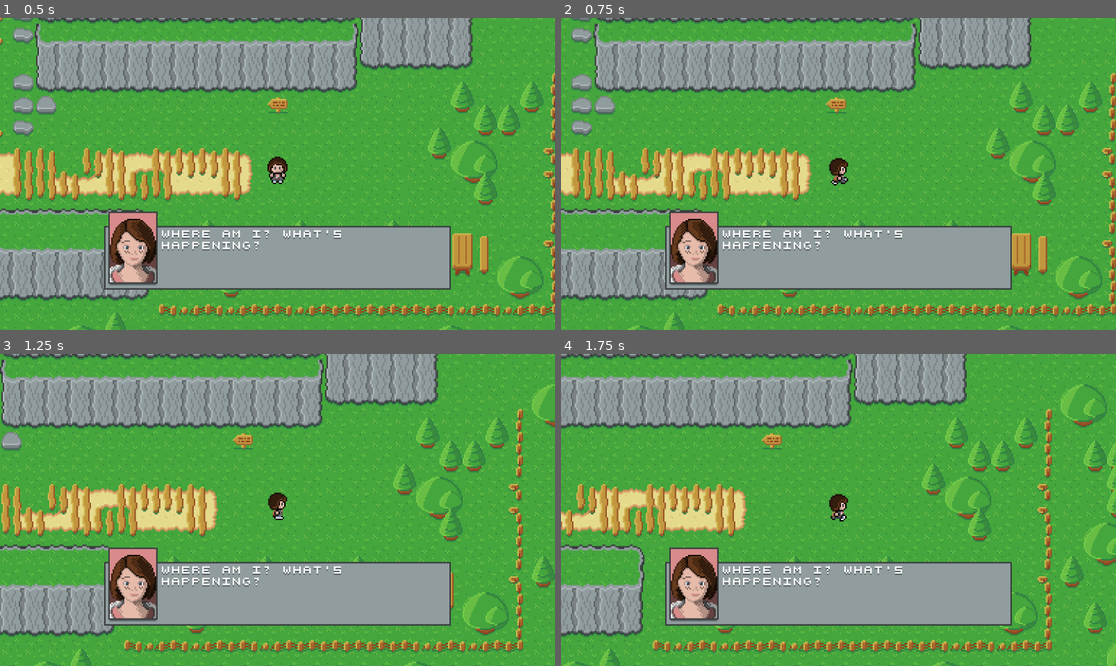
Above: before the commit, frames 1-4 (two rows, left to right).
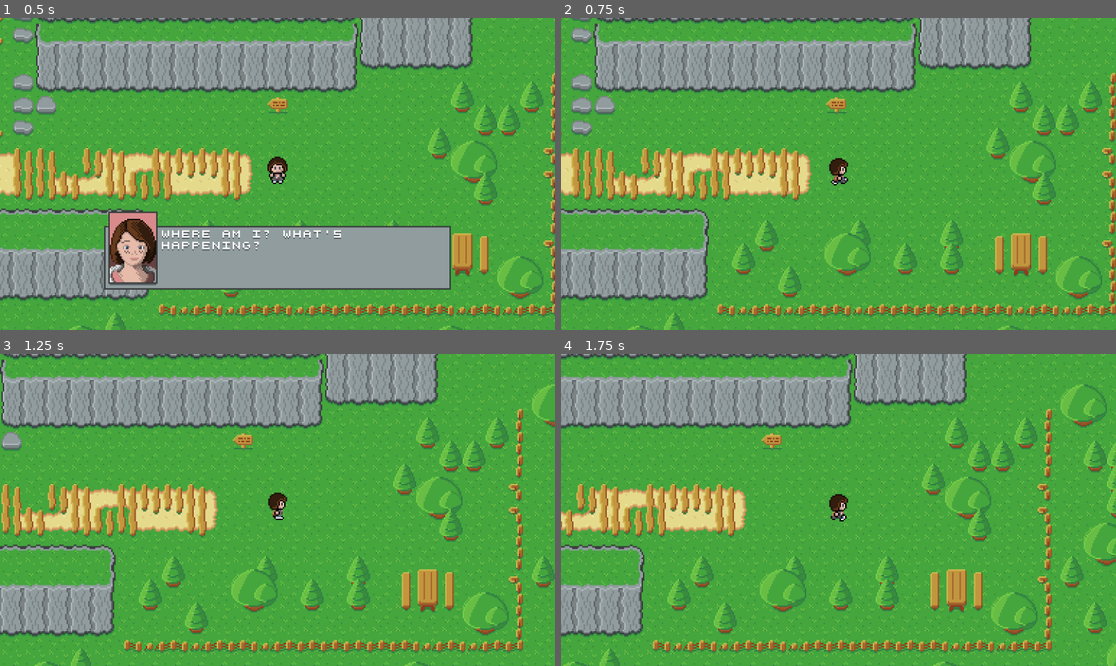
Above: after the commit, the same moments.

Repository: minkezhang/lis
Game: Godot game, scene res://scenes/overworld/map/map.tscn
Same seed, same stepped clock (60 frames per second), same inputs: the game is played once before the commit and once after it. The project has no main scene, so this scene is started directly.
Inputs:
- Up to frame 1 (0.5 s): no input
- Up to frame 2 (0.75 s): tap Enter (ui_accept) at 0.5, 0.6 s; hold Right (ui_right) from 0.53 s (still down)
- Up to frame 3 (1.25 s): keep holding Right (ui_right); tap Enter (ui_accept) at 0.77, 1.07 s
- Up to frame 4 (1.75 s): release Right (ui_right) at 1.28 s; hold Down (ui_down) from 1.28 s (still down); tap Enter (ui_accept) at 1.35, 1.52 s

Frame 1 is identical in both runs. In frame 2, 13% of the frame differs, in the area x 18-82%, y 61-88%; in frame 3, 13%; in frame 4, 13%.

Commit message:
Add dialog advancement

Diff:
--- a/lib/dialog.gd
+++ b/lib/dialog.gd
@@ -9,13 +9,27 @@
 class Line:
 	var _c: C
 	var _ls: Array
+	var _index: int
 
-	func _init(char: C, lines: Array):
-		_c = char
+	func _init(c: C, lines: Array):
+		_c = c
 		_ls = lines.duplicate()
+		_index = 0
 
-	func c() -> C:
+	func character() -> C:
 		return _c
 
-	func ls() -> Array:
-		return _ls
+	func seek(i: int):
+		_index = i
+
+	func eof():
+		return _index >= len(_ls)
+
+	func get_next_line() -> String:
+		if eof():
+			return ''
+
+		var s = _ls[_index]
+		_index += 1
+
+		return s
--- /dev/null
+++ b/scenes/dialog/controllable.gd
@@ -0,0 +1,7 @@
+extends Node
+
+signal input_advance_text()
+
+func _process(_delta):
+		if Input.is_action_just_pressed('ui_accept'):
+			input_advance_text.emit()
--- a/scenes/dialog/dialog.gd
+++ b/scenes/dialog/dialog.gd
@@ -8,16 +8,20 @@
 }
 
 
-func set_dialog(l: _libdialog.Line):
-	$Frame.set_region_rect(_SPRITE_LOOKUP[l.c()])
-	$Label.text = l.ls()[0]
+var _line: _libdialog.Line
 
 
-# Called when the node enters the scene tree for the first time.
-func _ready():
-	pass
+func set_dialog(l: _libdialog.Line):
+	_line = l
+	$Frame.set_region_rect(_SPRITE_LOOKUP[l.character()])
+	advance_dialog_text()
 
 
-# Called every frame. 'delta' is the elapsed time since the previous frame.
-func _process(_delta):
-	pass
+func advance_dialog_text():
+	visible = not _line.eof()
+	$Label.text = _line.get_next_line()
+
+
+func _ready():
+	visible = true
+	$Controllable.input_advance_text.connect(advance_dialog_text)
--- a/scenes/dialog/dialog.tscn
+++ b/scenes/dialog/dialog.tscn
@@ -1,13 +1,17 @@
-[gd_scene load_steps=6 format=3 uid="uid://ufi28gyvsh5g"]
+[gd_scene load_steps=7 format=3 uid="uid://ufi28gyvsh5g"]
 
 [ext_resource type="Texture2D" uid="uid://bcyasyy6ai2v6" path="res://entities/common/assets/portraits.png" id="1_c54nr"]
 [ext_resource type="Script" path="res://scenes/dialog/dialog.gd" id="1_oifte"]
 [ext_resource type="Texture2D" uid="uid://cdfqtk4c3in18" path="res://scenes/dialog/assets/dialog_base.png" id="1_xbsr7"]
 [ext_resource type="Texture2D" uid="uid://drwdwu3dk3wqy" path="res://scenes/dialog/assets/portrait_frame.png" id="2_kfyd1"]
 [ext_resource type="FontFile" uid="uid://bpkv3xjfyllhn" path="res://scenes/dialog/assets/font.png" id="2_ugj8i"]
+[ext_resource type="Script" path="res://scenes/dialog/controllable.gd" id="2_y48kw"]
 
 [node name="Dialog" type="Node2D"]
 script = ExtResource("1_oifte")
+
+[node name="Controllable" type="Node" parent="."]
+script = ExtResource("2_y48kw")
 
 [node name="Base" type="Sprite2D" parent="."]
 position = Vector2(0, 58)
